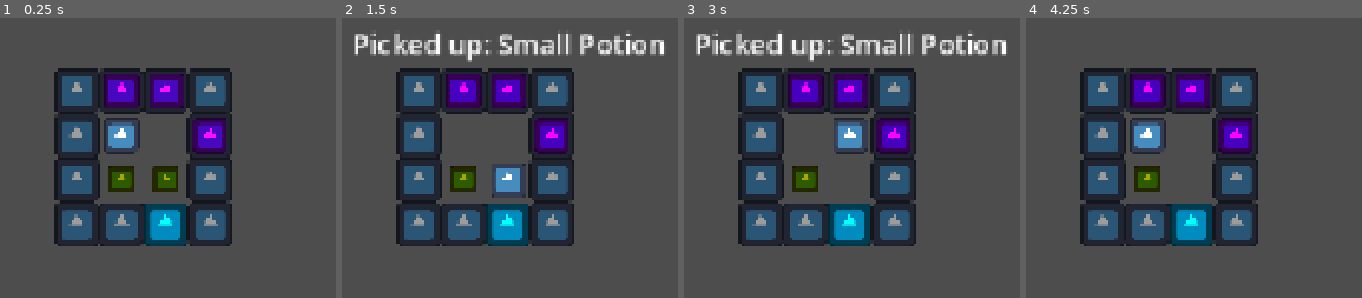
Above: before the commit, frames 1-4 (left to right).
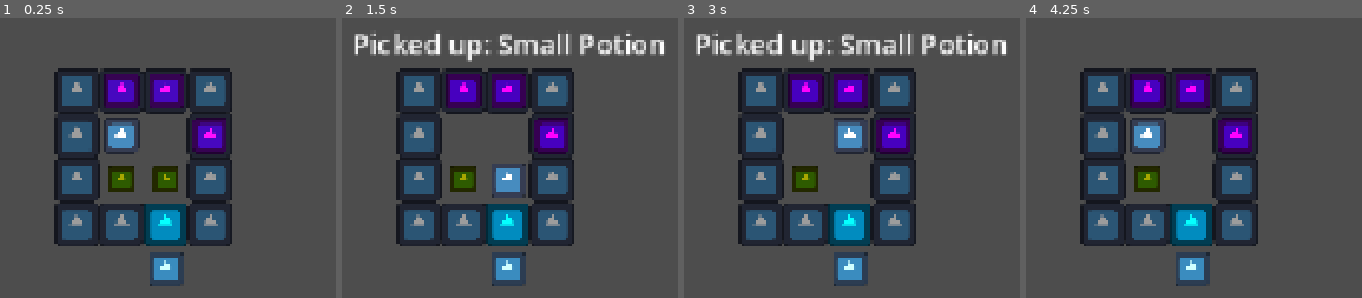
Above: after the commit, the same moments.

Repository: yifan-lee/Realmwand_The_First_Tower
Game: Godot game, scene res://scenes/main.tscn
Same seed, same stepped clock (60 frames per second), same inputs: the game is played once before the commit and once after it. The engine's default icon, where the game draws it, is replaced by a stand-in: a white triangle on a blue panel in a dark square.
Inputs:
- Up to frame 1 (0.25 s): no input
- Up to frame 2 (1.5 s): tap Enter at 0.5 s; hold D (move_right) 0.53-1.28 s; hold E (interact) 0.53-1.28 s; tap Space at 1.25 s; hold S (move_down) from 1.28 s (still down); tap E (interact) at 1.35 s
- Up to frame 3 (3 s): tap Enter at 2 s; release S (move_down) at 2.03 s; hold D (move_right) 2.03-2.78 s; hold E (interact) 2.03-2.78 s; tap Space at 2.75 s; hold W (move_up) from 2.78 s (still down); tap E (interact) at 2.85 s
- Up to frame 4 (4.25 s): release W (move_up) at 3.53 s; hold A (move_left) from 3.53 s (still down); hold E (interact) from 3.53 s (still down)

The runs differ from the first frame. In frame 1, 1.2% of the frame differs, in the area x 44-55%, y 83-96%; in frame 2, 1.2%; in frame 3, 1.2%; in frame 4, 1.2%.

Commit message:
add stair

Diff:
--- /dev/null
+++ b/scenes/interactables/exit_stairs.tscn
@@ -0,0 +1,19 @@
+[gd_scene format=3 uid="uid://dkyhc64ibja1e"]
+
+[ext_resource type="Script" uid="uid://dr4ivdary7ido" path="res://scripts/exit_stairs.gd" id="1_stopc"]
+[ext_resource type="Texture2D" uid="uid://b1l3nybi3og6y" path="res://icon.svg" id="1_tlft8"]
+
+[sub_resource type="RectangleShape2D" id="RectangleShape2D_k3a8i"]
+size = Vector2(24, 24)
+
+[node name="ExitStairs" type="Area2D" unique_id=394026365]
+collision_layer = 0
+script = ExtResource("1_stopc")
+
+[node name="Sprite2D" type="Sprite2D" parent="." unique_id=2022978892]
+modulate = Color(0.8156863, 1, 1, 1)
+scale = Vector2(0.2, 0.2)
+texture = ExtResource("1_tlft8")
+
+[node name="CollisionShape2D" type="CollisionShape2D" parent="." unique_id=1980711176]
+shape = SubResource("RectangleShape2D_k3a8i")
--- a/scenes/main.tscn
+++ b/scenes/main.tscn
@@ -7,6 +7,7 @@
 [ext_resource type="PackedScene" uid="uid://bguxyktnytjmf" path="res://scenes/interactables/door.tscn" id="4_o6xl0"]
 [ext_resource type="PackedScene" uid="uid://km2p83ut3fws" path="res://scenes/canvas_layer.tscn" id="5_tefeu"]
 [ext_resource type="PackedScene" uid="uid://cheuhwfk50iob" path="res://scenes/interactables/switch.tscn" id="6_tefeu"]
+[ext_resource type="PackedScene" uid="uid://dkyhc64ibja1e" path="res://scenes/interactables/exit_stairs.tscn" id="8_tipki"]
 
 [node name="Main" type="Node2D" unique_id=1557596140]
 script = ExtResource("1_tbgi4")
@@ -75,3 +76,6 @@
 [node name="Switch3" parent="." unique_id=307478598 instance=ExtResource("6_tefeu")]
 position = Vector2(96, 64)
 switch_id = 3
+
+[node name="ExitStairs" parent="." unique_id=394026365 instance=ExtResource("8_tipki")]
+position = Vector2(128, 192)
--- /dev/null
+++ b/scripts/exit_stairs.gd
@@ -0,0 +1,18 @@
+class_name ExitStairs
+extends Area2D
+
+signal reached
+
+
+func _ready() -> void:
+	body_entered.connect(_on_body_entered)
+
+
+func _on_body_entered(body: Node2D) -> void:
+	var player := body as Player
+
+	if player == null:
+		return
+
+	set_deferred("monitoring", false)
+	reached.emit()
--- a/scripts/main.gd
+++ b/scripts/main.gd
@@ -9,6 +9,7 @@
 	$Switch3,
 ]
 @onready var door: Door = $Door
+@onready var exit_stairs: ExitStairs = $ExitStairs
 
 const CORRECT_SEQUENCE: Array[int] = [2, 1, 3]
 
@@ -21,6 +22,7 @@
 	pickup_message_timer.timeout.connect(_on_pickup_message_timer_timeout)
 	for tower_switch in tower_switches:
 		tower_switch.state_changed.connect(_on_switch_state_changed)
+	exit_stairs.reached.connect(_on_exit_stairs_reached)
 
 
 func _on_player_item_added(item_name: String) -> void:
@@ -66,3 +68,10 @@
 		tower_switch.lock()
 
 	print("Puzzle solved.")
+
+func _on_exit_stairs_reached() -> void:
+	player.set_process_unhandled_input(false)
+	pickup_message_timer.stop()
+	pickup_message.text = "Floor 1 Complete!"
+
+	print("Floor 1 complete.")
Not shown, added: scripts/exit_stairs.gd.uid
